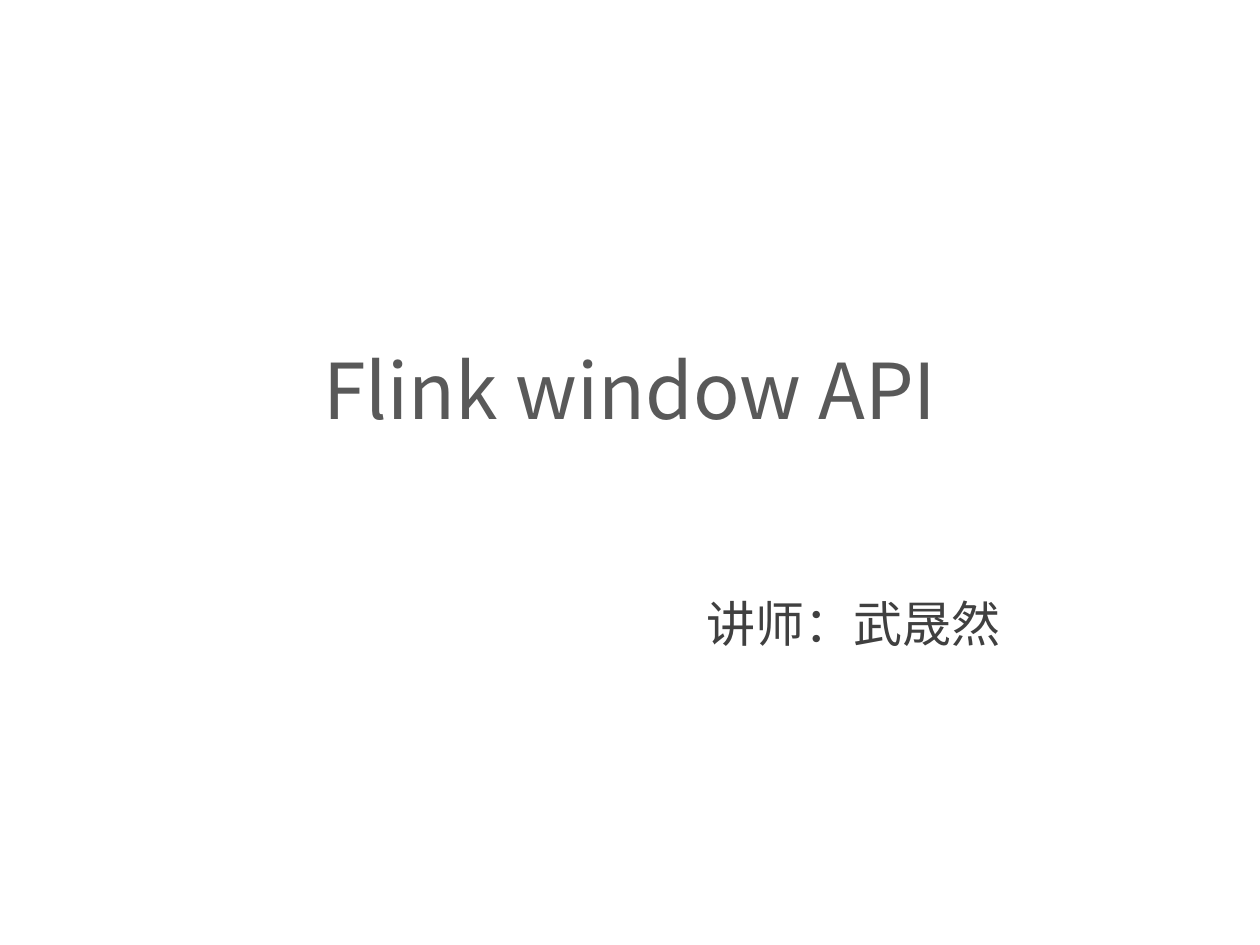
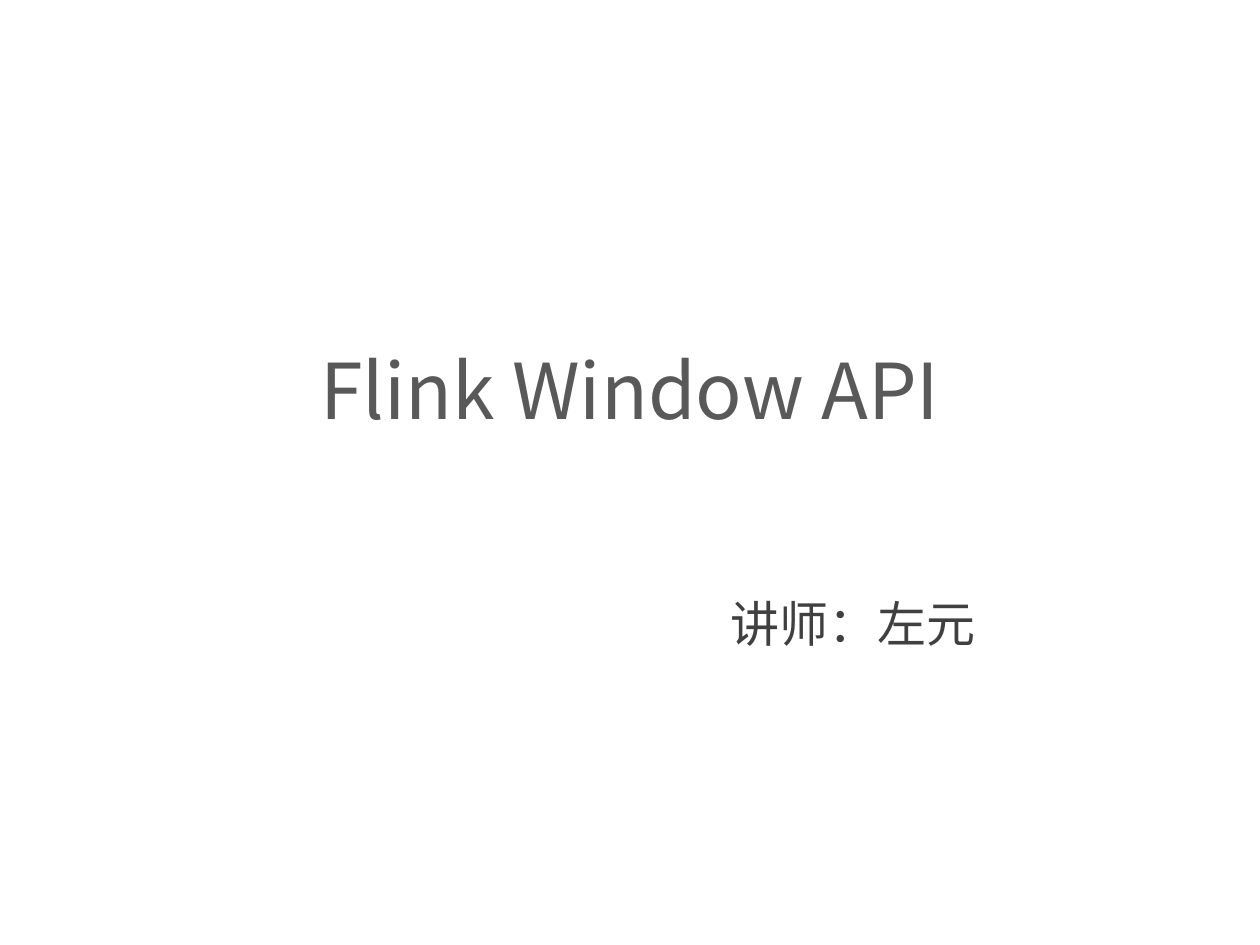
Before and after one commit to confucianzuoyuan/flink-tutorial, a slide deck: slide 1 of slides/3_Flink window API .pptx. Drawn at 1260x945 pixels with LibreOffice and Linux fonts; fonts in the diff are those of the drawing; background and template pictures are left out. Boxes give left, top, right and bottom in pixels: in the first picture for what was removed or moved away, otherwise in the second. Text is boxed around its words. In the diff, an @@ line names an element or a change of style, - is before the commit and + after.

```diff
--- a/slides/3_Flink window API .pptx
+++ b/slides/3_Flink window API .pptx
@@ text at bbox=[320, 357, 939, 420]: text changed @@
-Flink window API
+Flink Window API
@@ text at bbox=[731, 600, 976, 646]: text changed @@
-讲师：武晟然
+讲师：左元
```
Also in this commit, not shown: 13 other slides changed, 1 slide added, 3 other files.
